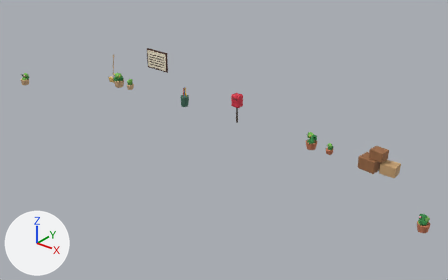
One commit to the glTF model models/terminal/station_props.glb: the scene before it, then after it.
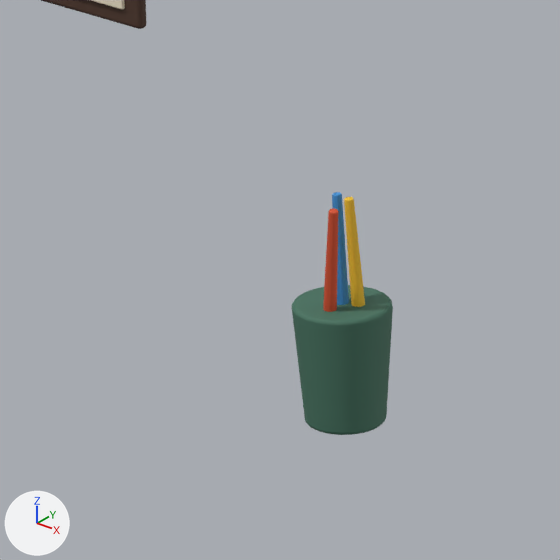
The first picture shows the older version from a 50 mm camera at (15.76, -19.82, 11.12) aimed at (1.13, -1.53, -0.22). The close-ups show the older and then the newer version on the part from 35% to 45% of the width and 25% to 42% of the height of that picture. Only the edits that show in the close-ups are written down. Lighting does not change. The marker at lower left points along +X, +Y and +Z. Where no turn or scale is listed for an object, it has been applied to the vertices.

Objects in the first close-up: 'timetable', 'umbrella', 'umbrella.001', 'umbrella.002', 'umbrella_stand' and 1 more.
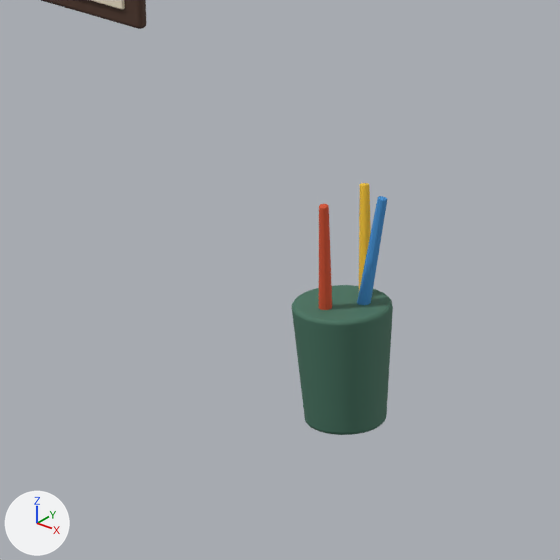
Where the newer file only moved an object's origin or applied its transform, the numbers keep the older frame.

Where the change shows, as pixel boxes (x1, y1, x2, y2) in the close-ups (560 x 560 px):
'umbrella.001', moved, turned
    before: (332, 192, 349, 305)
    after: (357, 196, 387, 305)
'umbrella.002', moved, turned
    before: (344, 197, 365, 307)
    after: (359, 183, 371, 290)
'umbrella', moved, turned
    before: (323, 208, 338, 312)
    after: (319, 204, 332, 310)

The edits, one by one:
Object 'umbrella' (ob_umbrella) moves from (-2.235, -0.284, 0.519) to (-2.262, -0.283, 0.522).
Object 'umbrella' (ob_umbrella) turns from (4.7, 8.8, 0) to (4.4, 5.1, 0) degrees about x, y and z.
Object 'umbrella.001' (ob_umbrella_001) moves from (-2.25, -0.2, 0.525) to (-2.179, -0.146, 0.517).
Object 'umbrella.001' (ob_umbrella_001) turns from (0, -1.4, 0) to (-7.3, 8.3, 0) degrees about x, y and z.
Object 'umbrella.002' (ob_umbrella_002) moves from (-2.187, -0.177, 0.524) to (-2.226, -0.088, 0.518).
Object 'umbrella.002' (ob_umbrella_002) turns from (3.7, -0.9, 0) to (-8.4, -6.3, 0) degrees about x, y and z.
